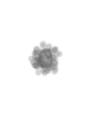
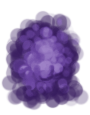
Layer changes from the first 90 x 115 image to the second:
showed "Layer 6 copy 4", painted on it over [1, 10, 90, 111]
showed "Layer 6 copy 3", painted on it over [7, 20, 80, 99]
painted on "Layer 6 copy 2" over [27, 39, 64, 77]
